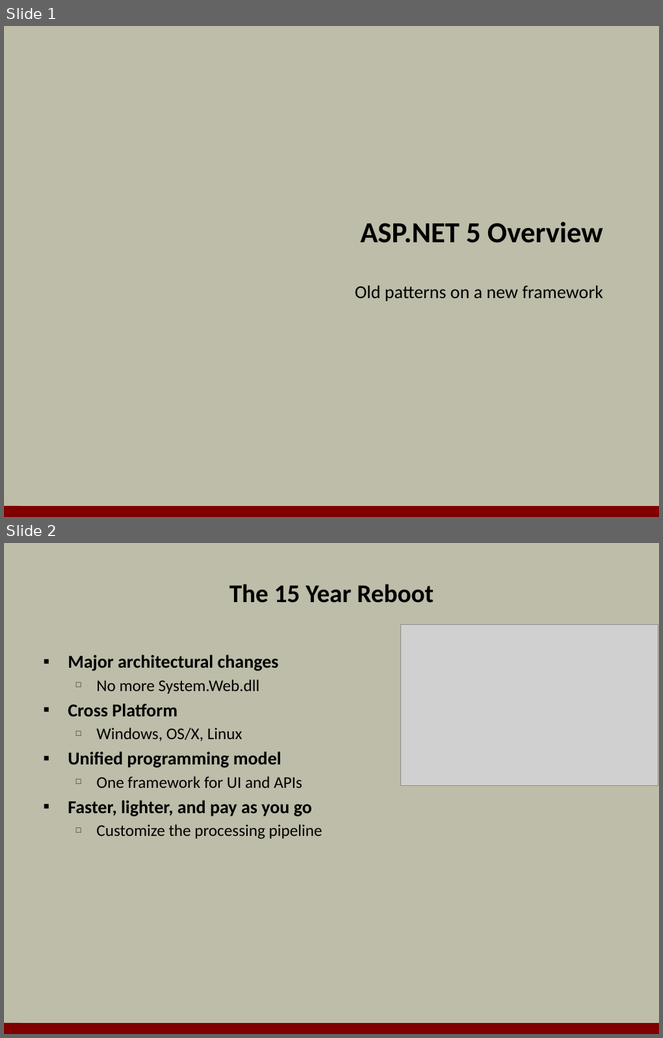
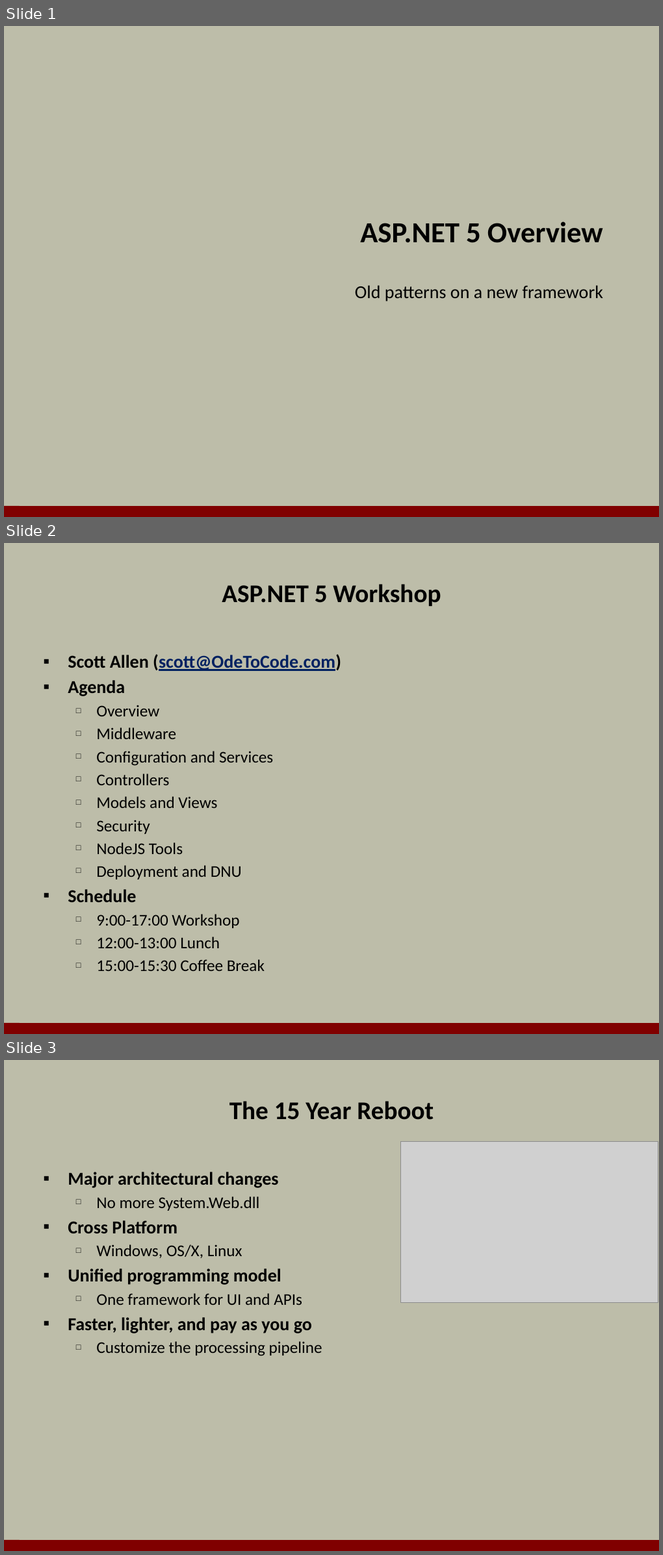
Before and after one commit to OdeToCode/classes, a slide deck: aspnet5/slides/01_Overview.pptx. Shown one above the other, each under a label of ours: slides 1 and 2 before the commit, slides 1, 2 and 3 after it. The pictures are 663x1038 and 663x1555 pixels, drawn with LibreOffice and Linux fonts; fonts in the diff are those of the drawing; grey boxes stand for pictures; background and template pictures are left out. Boxes give left, top, right and bottom in pixels: in the first picture for what was removed or moved away, otherwise in the second. Text is boxed around its words. In the diff, an @@ line names an element or a change of style, - is before the commit and + after.

```diff
--- a/aspnet5/slides/01_Overview.pptx
+++ b/aspnet5/slides/01_Overview.pptx
@@ slide 2 added at (4, 543, 659, 1034), background #BDBDA9; not listed: 1 template element that a slide beside it also shows @@
@@ title added at (222, 584, 441, 606), 28 pt, text #000000, bold @@
+ASP.NET 5 Workshop
@@ text added at (68, 654, 341, 971), 18 pt, text #000000 @@
+▪ Scott Allen (scott@OdeToCode.com)
+▪ Agenda
+  □ Overview
+  □ Middleware
+  □ Configuration and Services
+  □ Controllers
+  □ Models and Views
+  □ Security
+  □ NodeJS Tools
+  □ Deployment and DNU
+▪ Schedule
+  □ 9:00-17:00 Workshop
+  □ 12:00-13:00 Lunch
+  □ 15:00-15:30 Coffee Break
@@ what was slide 2 is now slide 3 @@
```
Also in this commit, not shown: 1 other file.
